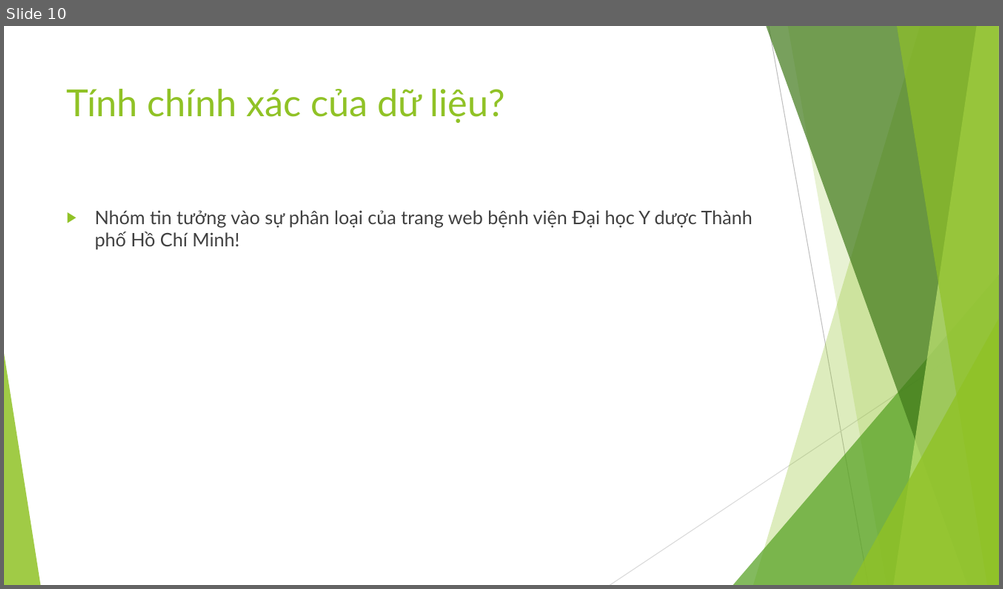
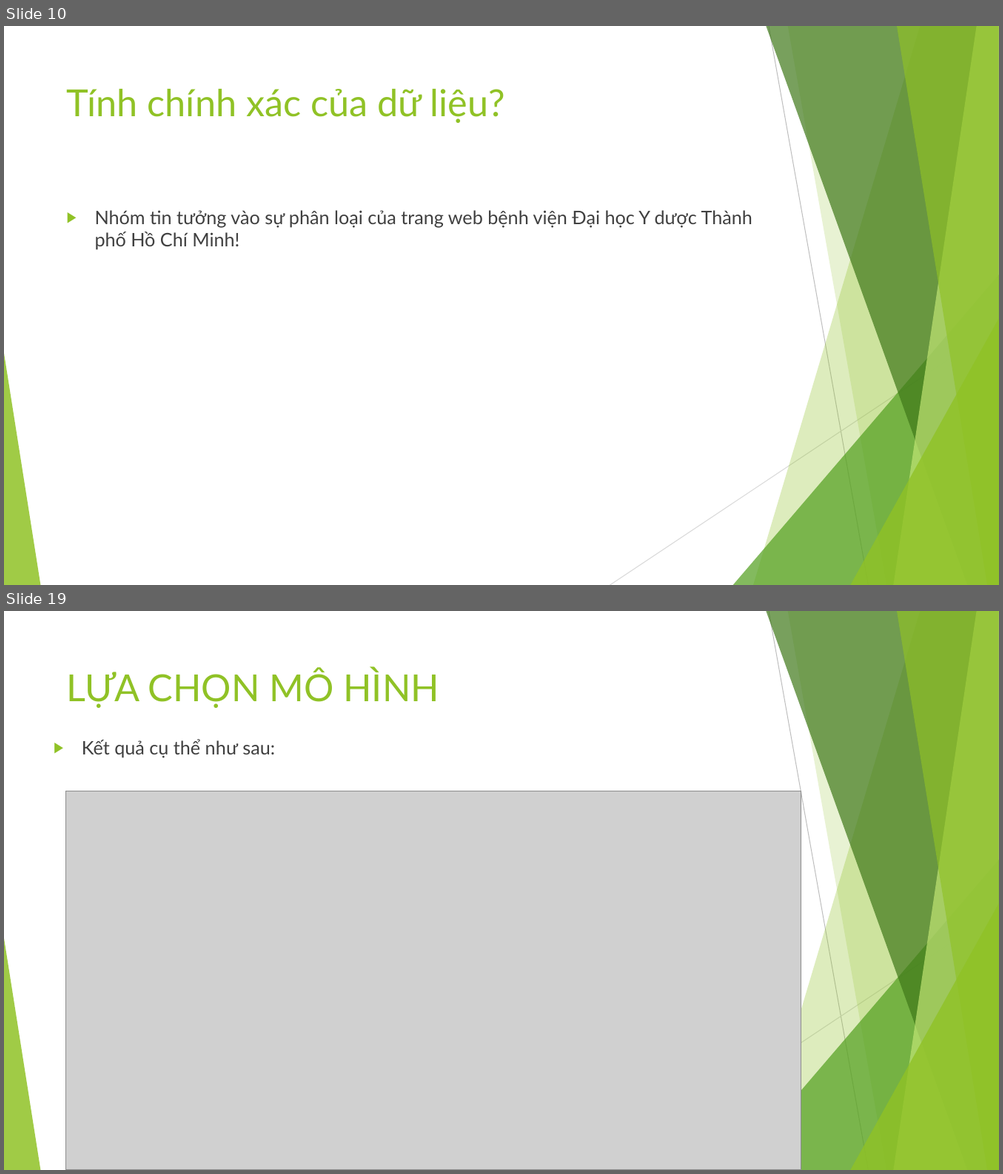
Before and after one commit to NhanCode/DataScienceFinalProject, a slide deck: DACK_Slide.pptx. Shown one above the other, each under a label of ours: slide 10 before the commit, slides 10 and 19 after it; the slides between them are not shown. The pictures are 1003x589 and 1003x1174 pixels, drawn with LibreOffice and Linux fonts; fonts in the diff are those of the drawing; grey boxes stand for pictures. Boxes give left, top, right and bottom in pixels: in the first picture for what was removed or moved away, otherwise in the second. Text is boxed around its words. In the diff, an @@ line names an element or a change of style, - is before the commit and + after.

```diff
--- a/DACK_Slide.pptx
+++ b/DACK_Slide.pptx
@@ slide 19 added at (4,611,999,1170), background #FFFFFF; not listed: 10 template elements that a slide beside it also shows @@
@@ title added at (67,669,438,708), 36 pt, text #90C226 @@
+LỰA CHỌN MÔ HÌNH
@@ text added at (82,739,275,758), 18 pt, text #404040 @@
+▶ Kết quả cụ thể như sau:
@@ picture added at (66,792,802,1170) @@
```
Also in this commit, not shown: 4 slides changed, 8 other slides added, 1 other file.
